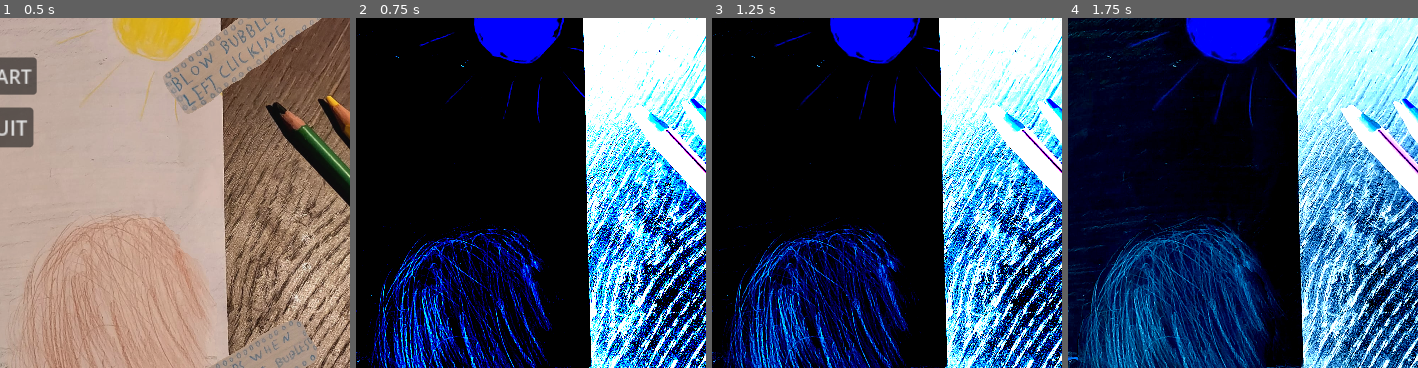
Above: before the commit, frames 1-4 (left to right).
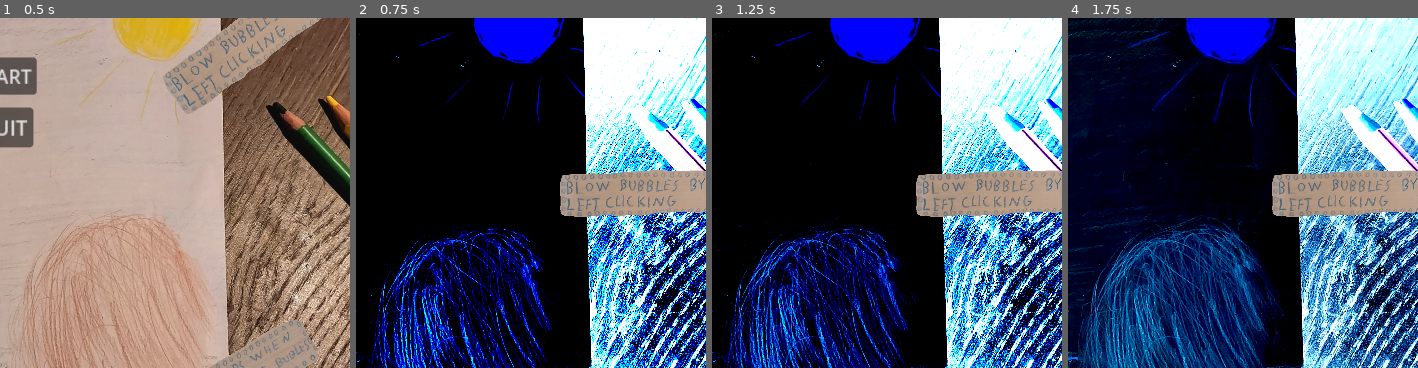
Above: after the commit, the same moments.

Repository: Tepitron/rebel-yell
Game: Godot game, scene res://main_menu.tscn
The game is run twice, just before and just after one commit, with the same random seed, the same clock (stepped at 60 frames per second) and the same inputs.
Inputs (mouse positions are % of the whole screen's width and height, from its top left):
- Up to frame 1 (0.5 s): no input
- Up to frame 2 (0.75 s): click "START" at 0.5 s
- Up to frame 3 (1.25 s): no input
- Up to frame 4 (1.75 s): move the mouse to (72, 45) at 1.27 s; press the mouse at (72, 45) at 1.28 s
The pictures show only the part of the screen within x 50-100%, y 23-73%; the shares and areas given below are measured in that part.

Frame 1 is identical in both runs. In frame 2, 5.1% of the frame differs, in the area x 58-100%, y 43-57%; in frame 3, 5.0%; in frame 4, 5.0%.

Commit message:
Fix looping level change

Diff:
--- a/Scripts/node_2d.tscn
+++ b/Scripts/node_2d.tscn
@@ -6,7 +6,8 @@
 [ext_resource type="Script" path="res://Scripts/hand.gd" id="3_2n6jx"]
 [ext_resource type="Texture2D" uid="uid://cl4qj8hcb1pia" path="res://Art_assets/Käsiirti.png" id="3_yqb07"]
 [ext_resource type="Texture2D" uid="uid://cu1wkp7n0h6p0" path="res://Art_assets/floating tausta.png" id="4_v3khx"]
-[ext_resource type="PackedScene" uid="uid://dh4gj5pt80na2" path="res://Music and sounds/audio_stream_player_2d.tscn" id="8_dnxo0"]
+[ext_resource type="PackedScene" path="res://Music and sounds/audio_stream_player_2d.tscn" id="8_dnxo0"]
+[ext_resource type="Texture2D" uid="uid://canl1s1u6mk2a" path="res://Art_assets/Instruction1.png" id="8_mhxm8"]
 [ext_resource type="AudioStream" uid="uid://b1d7iks0fpawq" path="res://Music and sounds/Placeholder muffled no squirl.mp3" id="9_khvsu"]
 
 [sub_resource type="RectangleShape2D" id="RectangleShape2D_j03dq"]
@@ -71,6 +72,11 @@
 scale = Vector2(0.353087, 0.353087)
 texture = ExtResource("4_v3khx")
 
+[node name="Instruction1" type="Sprite2D" parent="."]
+position = Vector2(624, 313)
+scale = Vector2(0.12, 0.12)
+texture = ExtResource("8_mhxm8")
+
 [node name="AudioStreamPlayer2D" parent="." instance=ExtResource("8_dnxo0")]
 stream = ExtResource("9_khvsu")
 volume_db = -15.0
--- a/main.gd
+++ b/main.gd
@@ -7,8 +7,6 @@
 @onready var background: Sprite2D = $Node2D/FloatingTausta
 @onready var head: Sprite2D = $Node2D/Head
 @onready var hand_sprite: Sprite2D = $Node2D/Hand/Hand_sprite
-
-
 
 @export var bubble_counter = 0
 @export var click_resistance = 1
@@ -29,6 +27,12 @@
 var level3 = false
 var level4 = false
 var level5 = false
+
+var level_1_change_done = false
+var level_2_change_done = false
+var level_3_change_done = false
+var level_4_change_done = false
+var level_5_change_done = false
 
 var brightness_value = 0
 
@@ -65,9 +69,6 @@
 		else:
 			stretch_bubble()
 
-
-	# wait x seconds until difficulty levels start rising
-
 	if over_all_bubbles > 10:
 		if not timers_started:
 			start_bubble_counter_timer()
@@ -97,35 +98,23 @@
 
 			change_level(5)
 
-		elif bubble_counter == 0:
-			if brightness_value > -1.0:
-				print("What the fuck")
-				brightness_value -= 0.02
-				volume -= 1
-				fight_audio.volume_db = volume
-				background.material.set("shader_parameter/brightness", brightness_value)
-				head.material.set("shader_parameter/brightness", brightness_value)
-				hand_sprite.material.set("shader_parameter/brightness", brightness_value)
-			else:
-				await get_tree().create_timer(0.5).timeout
+		elif bubble_counter <= 0:
+
 				game_over()
 
-
-
-
-		if level1 == true:
+		if level1 == true && !level_1_change_done:
 			level1changes()
 
-		elif level2 == true:
+		elif level2 == true && !level_2_change_done:
 			level2changes()
 
-		elif level3 == true:
+		elif level3 == true && !level_3_change_done:
 			level3changes()
 
-		elif level4 == true:
+		elif level4 == true && !level_4_change_done:
 			level4changes()
 
-		elif level5 == true:
+		elif level5 == true && !level_5_change_done:
 			level5changes()
 
 		fight_volume()
@@ -180,26 +169,75 @@
 		level5 = true
 
 func game_over():
-	get_tree().change_scene_to_packed(ending)
+	if brightness_value > -1.0:
+			print("What the fuck")
+			brightness_value -= 0.01
+			volume -= 1
+			fight_audio.volume_db = volume
+			background.material.set("shader_parameter/brightness", brightness_value)
+			head.material.set("shader_parameter/brightness", brightness_value)
+			hand_sprite.material.set("shader_parameter/brightness", brightness_value)
+	else:
+		get_tree().change_scene_to_packed(ending)
 
 func level1changes():
+	level_1_change_done = true
+	level_2_change_done = false
+	level_3_change_done = false
+	level_4_change_done = false
+	level_5_change_done = false
+
+	saturation_up(1,100)
 	print_debug("Level 1 shaders activate")
 	volume = -11
 	fight_audio.volume_db = volume
 
 func level2changes():
+	level_1_change_done = false
+	level_2_change_done = true
+	level_3_change_done = false
+	level_4_change_done = false
+	level_5_change_done = false
+
 	print_debug("Level 2 shaders activate")
 	volume = -8
 	fight_audio.volume_db = volume
 func level3changes():
+	level_1_change_done = false
+	level_2_change_done = false
+	level_3_change_done = true
+	level_4_change_done = false
+	level_5_change_done = false
+
 	print_debug("Level 3 shaders activate")
 	volume = -5
 	fight_audio.volume_db = volume
 func level4changes():
+	level_1_change_done = false
+	level_2_change_done = false
+	level_3_change_done = false
+	level_4_change_done = true
+	level_5_change_done = false
+
 	print_debug("Level 4 shaders activate")
 	volume = -2
 	fight_audio.volume_db = volume
 func level5changes():
+	level_1_change_done = false
+	level_2_change_done = false
+	level_3_change_done = false
+	level_4_change_done = false
+	level_5_change_done = true
+
 	print_debug("Level 5 shaders activate")
 	volume = 1
 	fight_audio.volume_db = volume
+
+func saturation_up(from,to):
+	var x = from
+	while(x < to):
+		x += 1
+		print_debug(x)
+
+func saturation_down(from,to):
+	pass
Not shown: 1 places in Scripts/node_2d.tscn that only renumber resources
Not shown: 1 places in bubble.tscn that only renumber resources
Not shown: 1 places in ending.tscn that only renumber resources
Not shown: 1 places in main.tscn that only renumber resources
Not shown: 1 places in main_menu.tscn that only renumber resources
